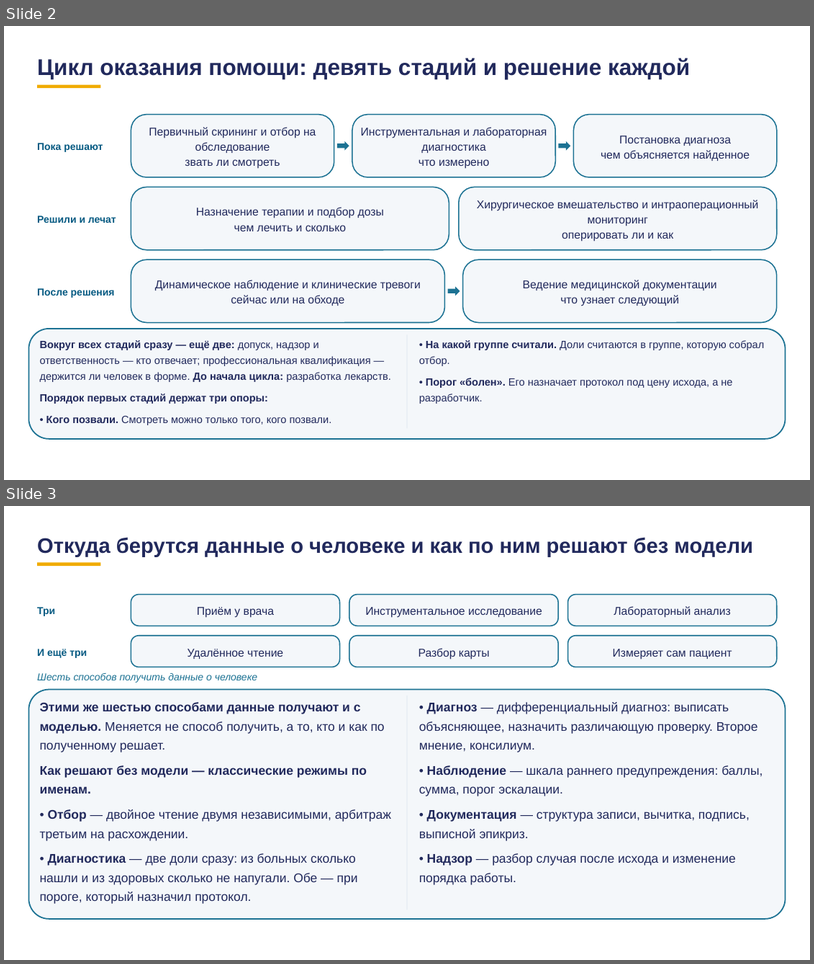
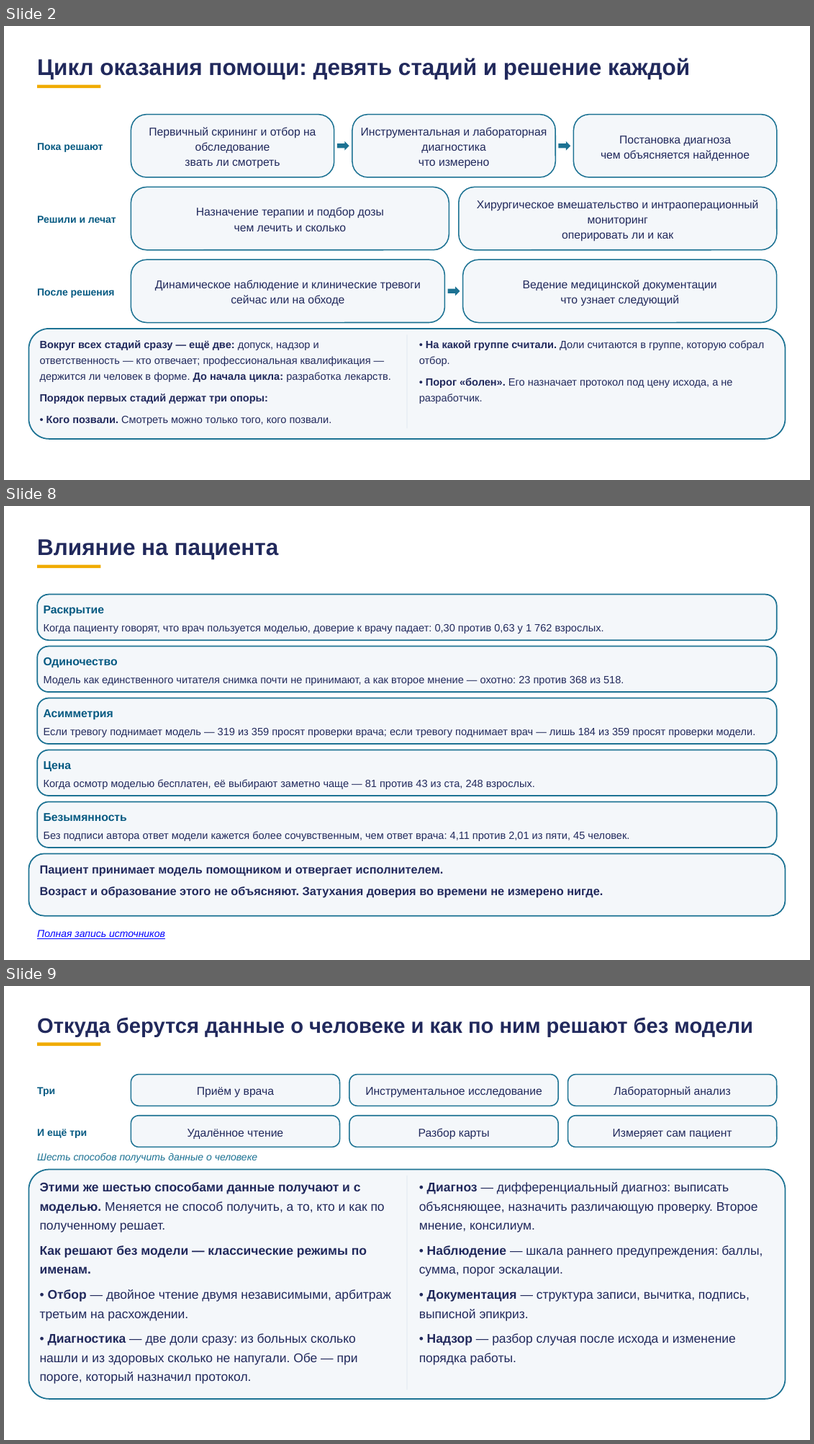
Before and after one commit to tellina-study/AI-usage-lessons, a slide deck: library/lectures/lec-07/rework/deck/lec-07-karkas.pptx. Shown one above the other, each under a label of ours: slides 2 and 3 before the commit, slides 2, 8 and 9 after it; the slides between them are not shown. The pictures are 814x964 and 814x1444 pixels, drawn with LibreOffice and Linux fonts; fonts in the diff are those of the drawing. Boxes give left, top, right and bottom in pixels: in the first picture for what was removed or moved away, otherwise in the second. Text is boxed around its words. In the diff, an @@ line names an element or a change of style, - is before the commit and + after.

```diff
--- a/library/lectures/lec-07/rework/deck/lec-07-karkas.pptx
+++ b/library/lectures/lec-07/rework/deck/lec-07-karkas.pptx
@@ slide 8 added at box(4, 506, 810, 960), background #FFFFFF @@
@@ text added at box(37, 539, 279, 559), 27 pt, text #21295C, bold @@
+Влияние на пациента
@@ rectangle added at box(37, 565, 100, 569), fill #F0AB00 @@
@@ rounded rectangle added at box(37, 595, 777, 641), fill #F4F7FA, outline #1C7293 1.5 pt @@
@@ text added at box(44, 605, 105, 616), 13.5 pt, text #065A82, bold @@
+Раскрытие
@@ text added at box(44, 624, 604, 633), 12.5 pt, text #21295C @@
+Когда пациенту говорят, что врач пользуется моделью, доверие к врачу падает: 0,30 против 0,63 у 1 762 взрослых.
@@ rounded rectangle added at box(37, 646, 777, 692), fill #F4F7FA, outline #1C7293 1.5 pt @@
@@ text added at box(44, 657, 118, 667), 13.5 pt, text #065A82, bold @@
+Одиночество
@@ text added at box(44, 676, 624, 685), 12.5 pt, text #21295C @@
+Модель как единственного читателя снимка почти не принимают, а как второе мнение — охотно: 23 против 368 из 518.
@@ rounded rectangle added at box(37, 698, 777, 744), fill #F4F7FA, outline #1C7293 1.5 pt @@
@@ text added at box(44, 709, 113, 720), 13.5 pt, text #065A82, bold @@
+Асимметрия
@@ text added at box(44, 728, 756, 737), 12.5 pt, text #21295C @@
+Если тревогу поднимает модель — 319 из 359 просят проверки врача; если тревогу поднимает врач — лишь 184 из 359 просят проверки модели.
@@ rounded rectangle added at box(37, 750, 777, 795), fill #F4F7FA, outline #1C7293 1.5 pt @@
@@ text added at box(44, 761, 72, 771), 13.5 pt, text #065A82, bold @@
+Цена
@@ text added at box(44, 779, 535, 789), 12.5 pt, text #21295C @@
+Когда осмотр моделью бесплатен, её выбирают заметно чаще — 81 против 43 из ста, 248 взрослых.
@@ rounded rectangle added at box(37, 802, 777, 848), fill #F4F7FA, outline #1C7293 1.5 pt @@
@@ text added at box(44, 813, 127, 821), 13.5 pt, text #065A82, bold @@
+Безымянность
@@ text added at box(44, 831, 630, 841), 12.5 pt, text #21295C @@
+Без подписи автора ответ модели кажется более сочувственным, чем ответ врача: 4,11 против 2,01 из пяти, 45 человек.
@@ rounded rectangle added at box(28, 853, 786, 916), fill #F4F7FA, outline #1C7293 1.5 pt @@
@@ text added at box(40, 865, 603, 898), 14 pt, text #21295C, bold @@
+Пациент принимает модель помощником и отвергает исполнителем.
+Возраст и образование этого не объясняют. Затухания доверия во времени не измерено нигде.
@@ text added at box(37, 929, 165, 939), 12 pt, text #0000FF, italic, underline @@
+Полная запись источников
@@ what was slide 3 is now slide 9 @@
```
Also in this commit, not shown: 5 slides changed, 10 other slides added, 8 other files.
